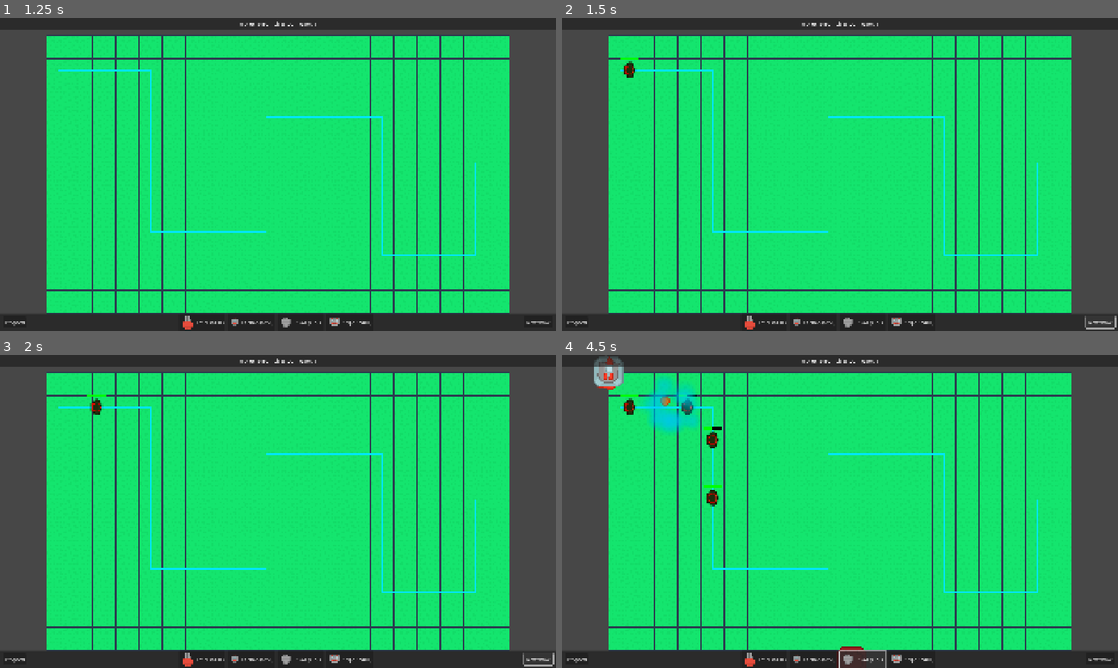
Above: before the commit, frames 1-4 (two rows, left to right).
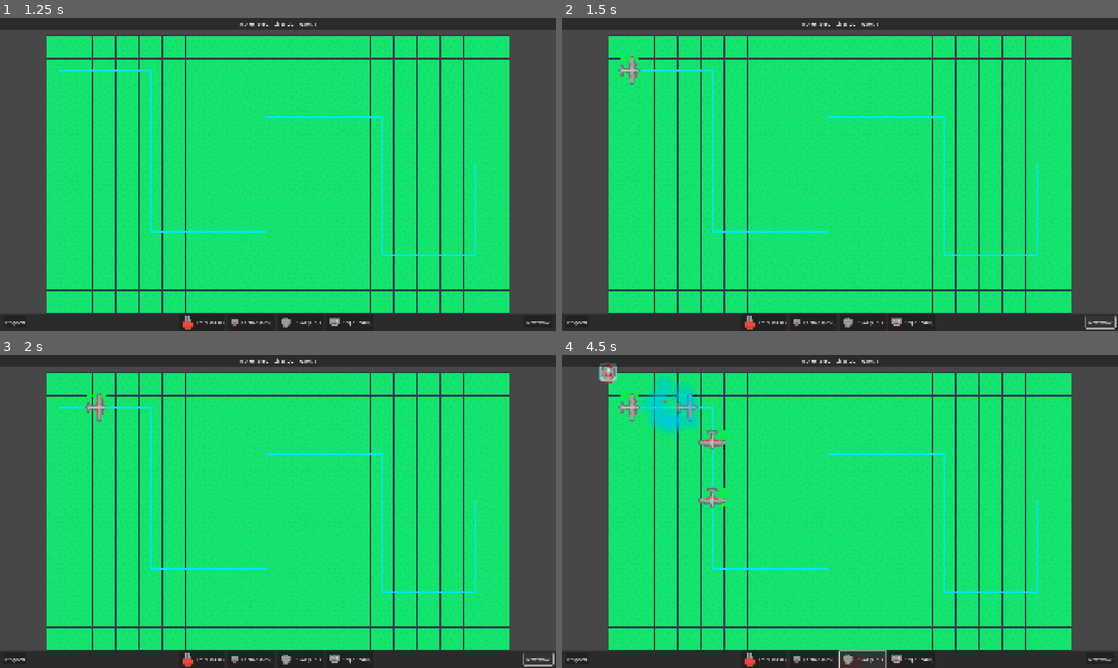
Above: after the commit, the same moments.

Repository: wangshengjin/Cyber-Defense-TD
Game: Godot game, scene res://scenes/UI/StartMenu.tscn
Two runs of this game, one before a commit and one after it. Both use one fixed random seed, a clock stepped at 60 frames per second and the inputs below.
Inputs:
- Up to frame 1 (1.25 s): click "START GAME" at 0.5 s
- Up to frame 2 (1.5 s): click "Next Wave" at 1.25 s
- Up to frame 3 (2 s): no input
- Up to frame 4 (4.5 s): click "Next Wave" at 2 s; click "Laser ($100)" at 2.75 s; click "Cannon ($250)" at 3.5 s; click "Slow ($150)" at 4.25 s

Frame 1 is identical in both runs. In frame 2, 0.2% of the frame differs, in the area x 10-15%, y 12-22%; in frame 3, 0.2%; in frame 4, 1.3%, in the area x 5-55%, y 0-95%.

Commit message:
可转向

Diff:
--- a/scripts/Components/Projectile.gd
+++ b/scripts/Components/Projectile.gd
@@ -43,6 +43,11 @@
 
 	if sprite:
 		sprite.texture = AtlasUtils.get_tile(272) # Generic bullet/dot
+		# Scale to match CELL_SIZE, maybe slightly smaller?
+		# If we scale to scale_factor, it's 40x40. That's a huge bullet.
+		# Let's scale it to 0.5 of a cell size for better visuals.
+		var scale_factor = float(Constants.CELL_SIZE) / float(AtlasUtils.TILE_SIZE)
+		sprite.scale = Vector2(scale_factor, scale_factor) * 0.5
 		sprite.visible = true # Show sprite, disable particles
 
 func _physics_process(delta):
--- a/scripts/Enemies/Enemy.gd
+++ b/scripts/Enemies/Enemy.gd
@@ -36,25 +36,30 @@
 
 	# Random offset to avoid stacking perfectly? PathFollow2D handles this if we spawn with delays.
 	loop = false
-	rotates = false
+	rotates = true
 
 func _create_visuals():
 	# Load tile from Atlas
 	var tile_id = -1
 	match type:
 		Constants.EnemyType.BASIC:
-			tile_id = 245 # Soldier
+			tile_id = 271 # Small Plane (Green)
 		Constants.EnemyType.FAST:
-			tile_id = 245 # Soldier (tinted later)
+			tile_id = 270 # Small Plane (Grey) - To distinguish from Basic
 		Constants.EnemyType.TANK:
-			tile_id = 268 # Tank
+			tile_id = 294 # Big Plane (Green)
 		Constants.EnemyType.BOSS:
-			tile_id = 268 # Tank (Big)
+			tile_id = 293 # Big Plane (Grey) - To distinguish from Tank
 
 	if tile_id != -1 and sprite_node:
 		sprite_node.texture = AtlasUtils.get_tile(tile_id)
-		# Tint the sprite with the enemy color defined in Constants
-		sprite_node.modulate = stats.color
+		# Removed color tinting as requested by user. Use original sprite colors.
+		sprite_node.modulate = Color.WHITE
+
+		# Scale sprites
+		# Planes might be wider.
+		var scale_factor = (float(Constants.CELL_SIZE) / float(AtlasUtils.TILE_SIZE)) * 1.3
+		sprite_node.scale = Vector2(scale_factor, scale_factor)
 
 	# Hp Bar setup if we wanted nodes.
 	# But _draw is fine for HP bar overlay.
--- a/scripts/Game.gd
+++ b/scripts/Game.gd
@@ -48,9 +48,13 @@
 	ghost_tower = Node2D.new()
 	var size = Constants.CELL_SIZE
 
+	# Scale calculation
+	var scale_factor = float(Constants.CELL_SIZE) / float(AtlasUtils.TILE_SIZE)
+
 	# Base Sprite
 	var base_sprite = Sprite2D.new()
 	base_sprite.texture = AtlasUtils.get_tile(181)
+	base_sprite.scale = Vector2(scale_factor, scale_factor)
 	ghost_tower.add_child(base_sprite)
 
 	# Turret Sprite
@@ -64,6 +68,7 @@
 	if tile_id != -1:
 		var turret_sprite = Sprite2D.new()
 		turret_sprite.texture = AtlasUtils.get_tile(tile_id)
+		turret_sprite.scale = Vector2(scale_factor, scale_factor)
 		ghost_tower.add_child(turret_sprite)
 
 	ghost_tower.modulate = Color(1, 1, 1, 0.5) # Initial transparency
--- a/scripts/Towers/Tower.gd
+++ b/scripts/Towers/Tower.gd
@@ -76,6 +76,12 @@
 
 	# Base sprite (Generic base)
 	base_sprite.texture = AtlasUtils.get_tile(181) # 181 is a good base tile
+
+	# Scale sprites to match CELL_SIZE based on AtlasUtils.TILE_SIZE
+	# TILE_SIZE is 64, CELL_SIZE is 40.
+	var scale_factor = float(Constants.CELL_SIZE) / float(AtlasUtils.TILE_SIZE)
+	base_sprite.scale = Vector2(scale_factor, scale_factor)
+	turret_sprite.scale = Vector2(scale_factor, scale_factor)
 
 
 func _draw():
